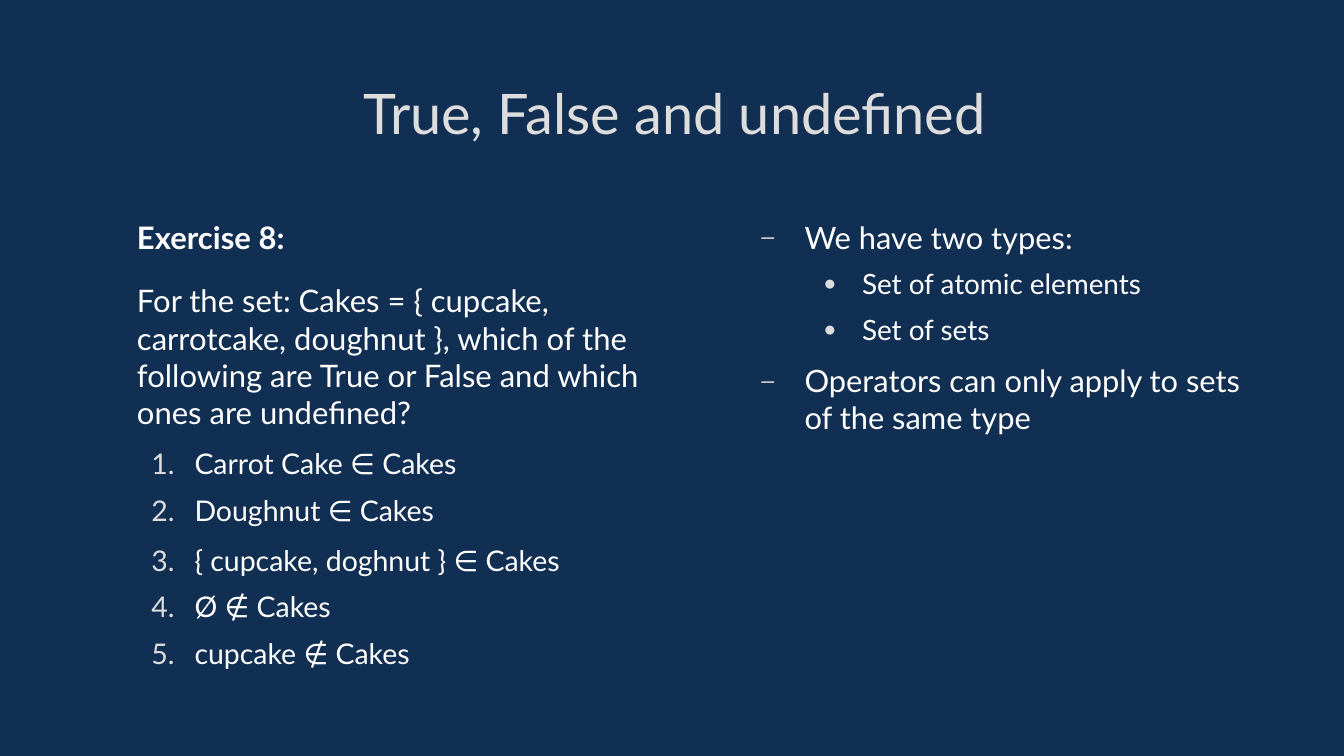
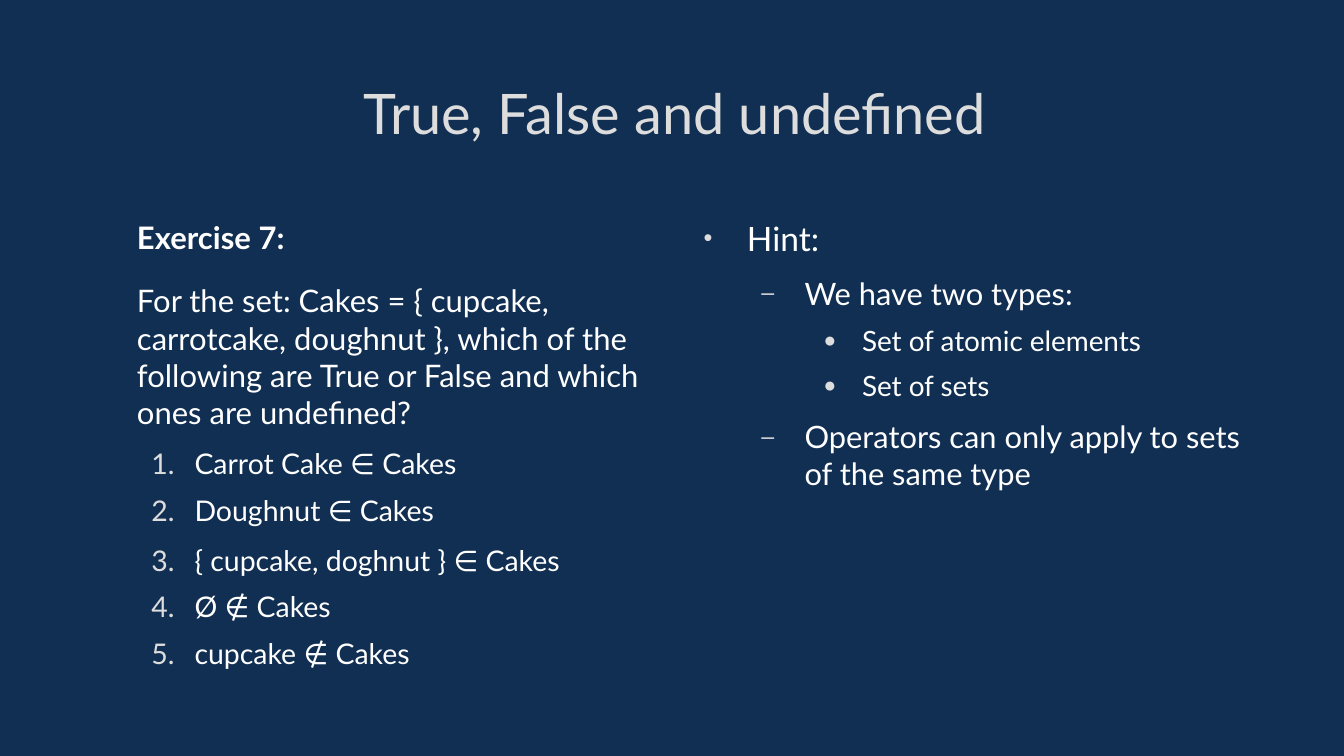
Before and after one commit to davidgundry/maths22-23, a slide deck: slide 31 of slides/maths-6-set-theory.odp (slide 32 before the commit). Drawn at 1344x756 pixels with LibreOffice and Linux fonts; fonts in the diff are those of the drawing. Boxes give left, top, right and bottom in pixels: in the first picture for what was removed or moved away, otherwise in the second. Text is boxed around its words. In the diff, an @@ line names an element or a change of style, - is before the commit and + after.

```diff
--- a/slides/maths-6-set-theory.odp
+++ b/slides/maths-6-set-theory.odp
@@ text at (137, 226, 285, 250): text changed @@
-Exercise 8:
+Exercise 7:
@@ text at (747, 226, 819, 252): paragraph added @@
+• Hint:
```
Also in this commit, not shown: 35 other slides changed, 1 slide added, 2 slides removed, 7 other files.
